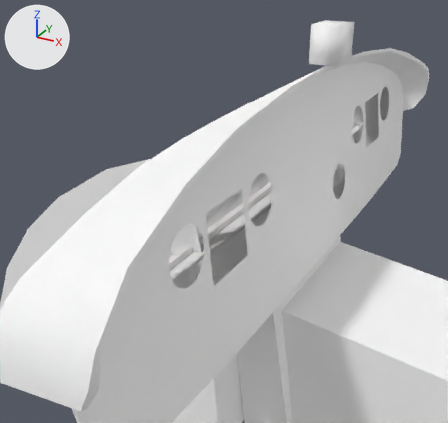
An edit to the Blender file AirCrane/Models/Interior/Panel/panel.blend, drawn before and after from the same camera.
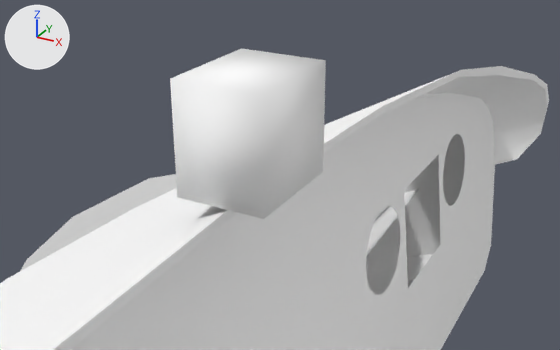
Each version appears first from a camera (50 mm lens) standing at (-8.942, -1.227, -1.021) and looking at (-9.494, -0.223, -1.523), and next in a close-up from a camera (50 mm lens) standing at (-9.135, -0.392, -1.044) and looking at (-9.349, -0.002, -1.239). Lighting does not change. The marker at upper left points along +X, +Y and +Z.

In view in the first close-up: 'panel', 'panel1', 'panel2', 'panel4'.
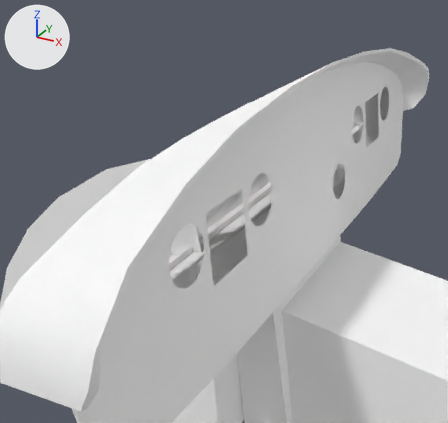
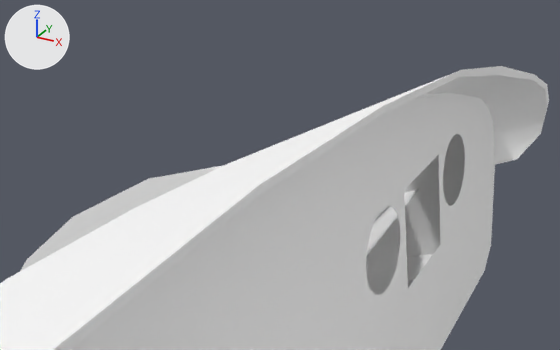
Where the change shows, as pixel boxes [x1, y1, x2, y2] in the close-ups (560 x 350 px):
'panel', hidden: before [170, 48, 326, 219]

Diff of the bpy script that builds the scene:
```diff
--- a/AirCrane/Models/Interior/Panel/panel.blend.py
+++ b/AirCrane/Models/Interior/Panel/panel.blend.py
@@ ob_panel @@
 ob_panel.show_transparent = True
+ob_panel.hide_viewport = True
```
